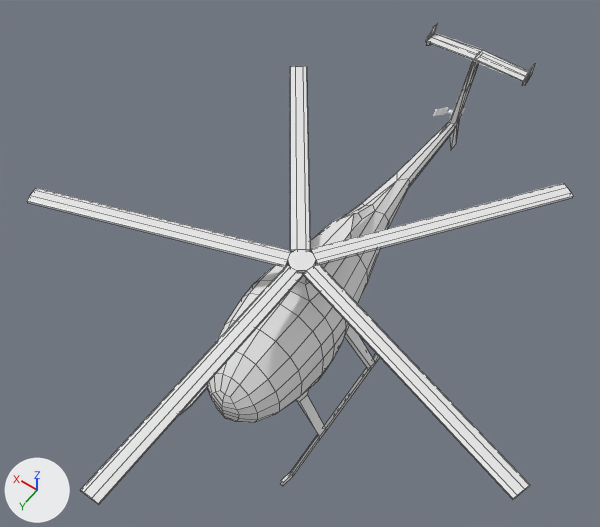
The Blender file assets/models/ah6.blend, before and after one commit.
Both versions are drawn from a 50 mm camera at (-5.27, 7.3, 13.04) aimed at (0.56, -0.85, 0.23). Arrows for +X, +Y and +Z are at lower left; the lights stay in place. Mesh edges are drawn as thin lines on the coarser meshes.

Names of what the first picture shows: 'HeliBody', 'MainRotor'.
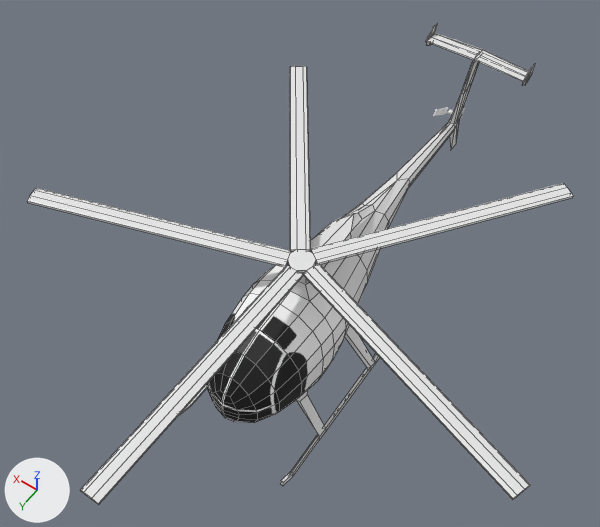
The change, as a diff of the scene's bpy script:
```diff
--- a/assets/models/ah6.blend.py
+++ b/assets/models/ah6.blend.py
@@ img_heli_uv @@
+img_heli_uv = load_image('Heli_UV', 'Heli_UV.png', 1024, 1024, 'sRGB')
@@ mat_body_material @@
+mat_body_material = principled_material('body_material')
+mat_body_material.texture = img_heli_uv
@@ me_cube_002 @@
 # used by ob_helibody; location = (0.0, 0.0, 0.0)
-me_cube_002.from_pydata(...)  # 405 vertices, 380 faces; spans x -1.32..1.32, y -6.82..2.32, z -2.02..2.03
+me_cube_002.from_pydata(...)  # 368 vertices, 378 faces, 2 loose edges; spans x -1.32..1.32, y -6.82..2.32, z -2.02..2.03
+# me_cube_002 part 1
+# 28 vertices are removed from x -0.93..0.93, y -0.33..1.64, z -1.2..0.96
+# 28 faces are deleted
+# 28 new faces join them, mat_body_material (picture img_heli_uv)
+# me_cube_002 part 2
+# 10 vertices are removed from x -0.07..0.07, y -6.76..-5.9, z 0.51..1.86
+# 24 faces are deleted
+# 1 vertex is added at (0.0, -6.04, 1.17)
+# 2 loose edges are added
+# 22 new faces join them
+# me_cube_002 part 3: 76 faces spanning x -0.96..0.96, y 0.18..2.32, z -1.0..0.91 switch from mat_material (white #e7e7e7) to mat_body_material (picture img_heli_uv)
```

What differs and where, as boxes (x1, y1, x2, y2) in the pictures (600 x 527 px; the box of a moved part takes in the faces that stretch with it):
part 1 of me_cube_002, moved or reshaped
    both: (249, 265, 346, 360)
part 2 of me_cube_002, moved or reshaped
    both: (426, 41, 523, 127)
part 3 of me_cube_002, recoloured
    both: (206, 280, 334, 423)
